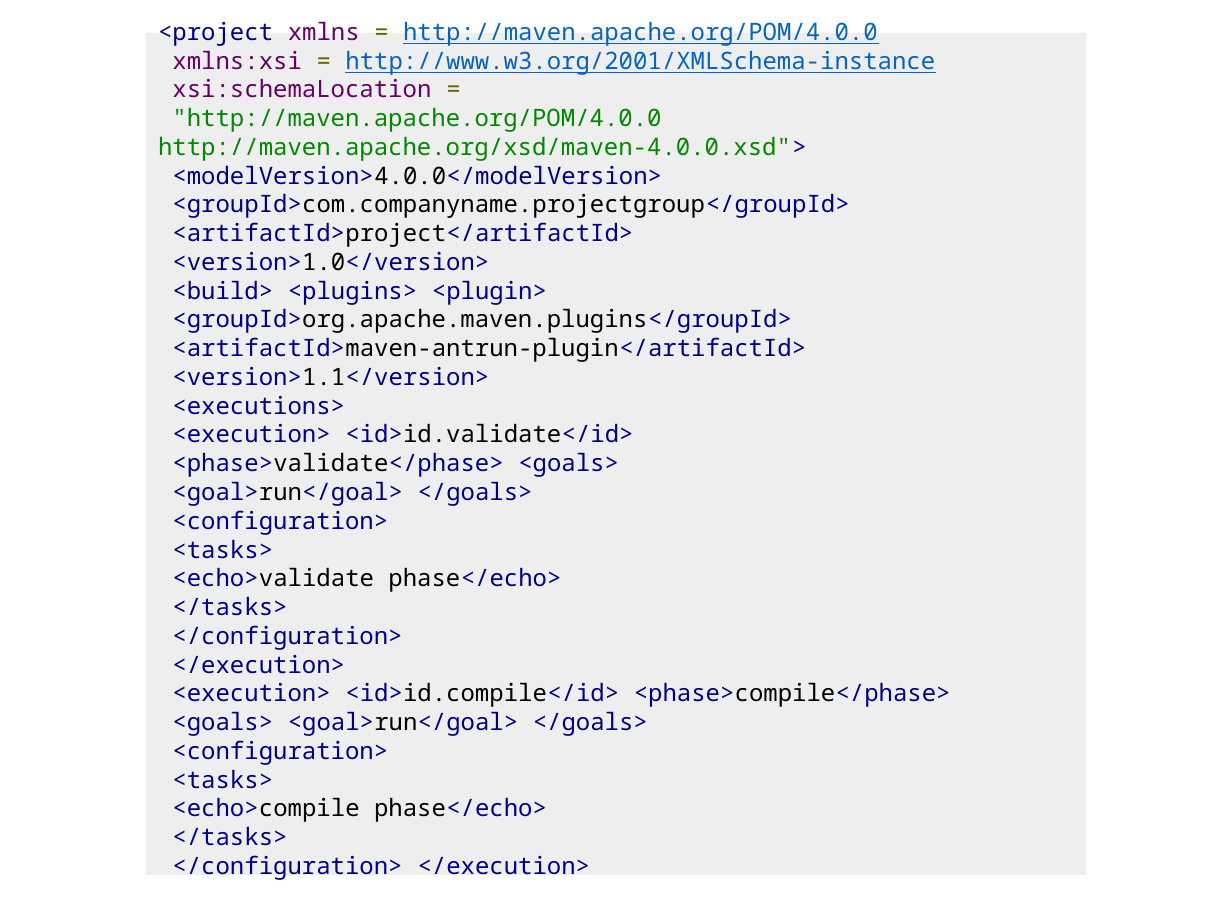
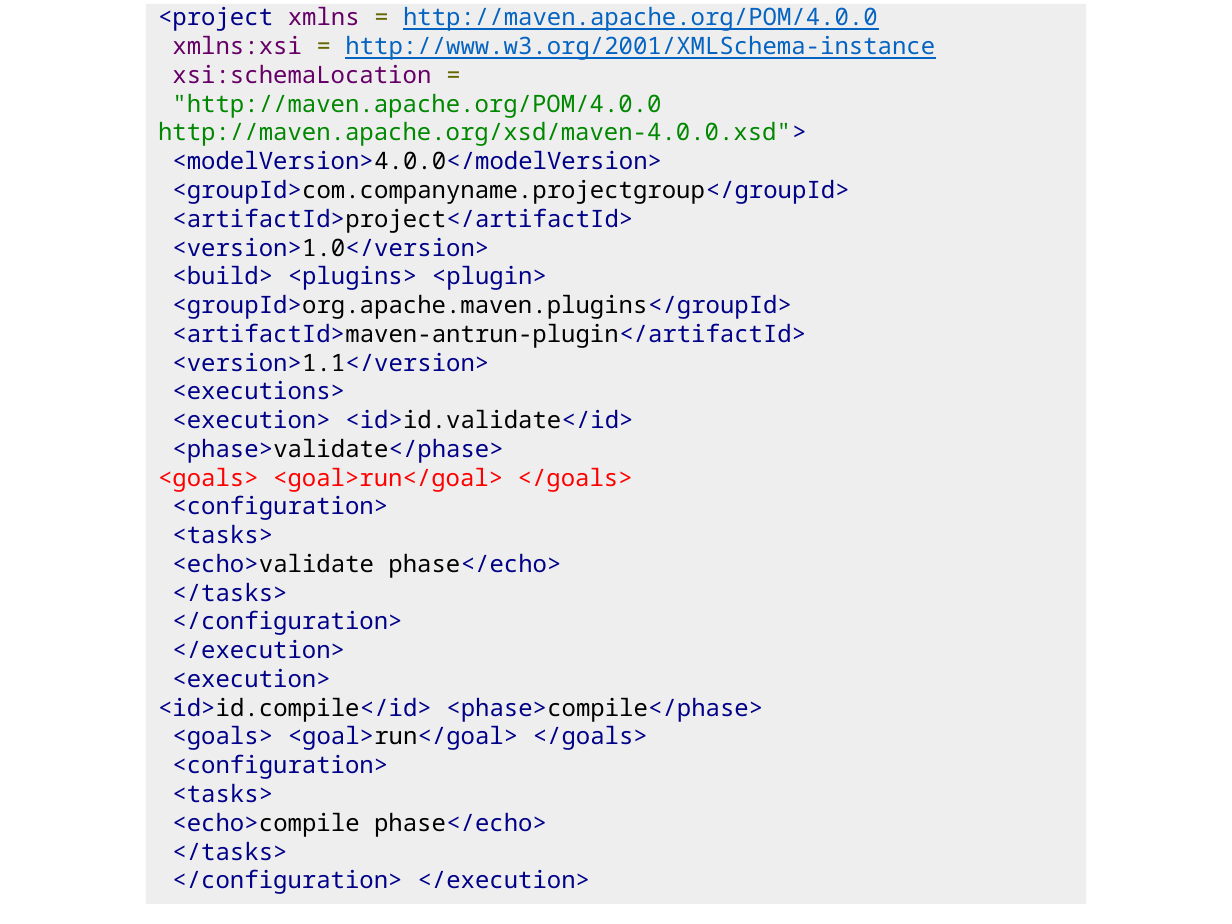
Before and after one commit to lawren43/mytest-repo, a slide deck: slide 26 of test-maven/doc/20191023-Maven Tutorial.pptx. Drawn at 1232x924 pixels with LibreOffice and Linux fonts; fonts in the diff are those of the drawing. Boxes give left, top, right and bottom in pixels: in the first picture for what was removed or moved away, otherwise in the second. Text is boxed around its words. In the diff, an @@ line names an element or a change of style, - is before the commit and + after.

```diff
--- a/test-maven/doc/20191023-Maven Tutorial.pptx
+++ b/test-maven/doc/20191023-Maven Tutorial.pptx
@@ rectangle "<project xmlns = http://maven.apache.org/POM/4.0.0" resized from (x1=145, y1=33, x2=1085, y2=875) to (x1=145, y1=4, x2=1085, y2=904) @@
@@ text in rectangle at (x1=158, y1=438, x2=633, y2=492): text changed; text colour #000088 to #FF0000 @@
-<phase>validate</phase> <goals>
-<goal>run</goal> </goals>
+<phase>validate</phase>
+<goals> <goal>run</goal> </goals>
@@ text in rectangle at (x1=158, y1=669, x2=763, y2=722): text changed @@
-<execution> <id>id.compile</id> <phase>compile</phase>
+<execution>
+<id>id.compile</id> <phase>compile</phase>
```
Also in this commit, not shown: 2 other slides changed, 23 slides added, 4 other files.
